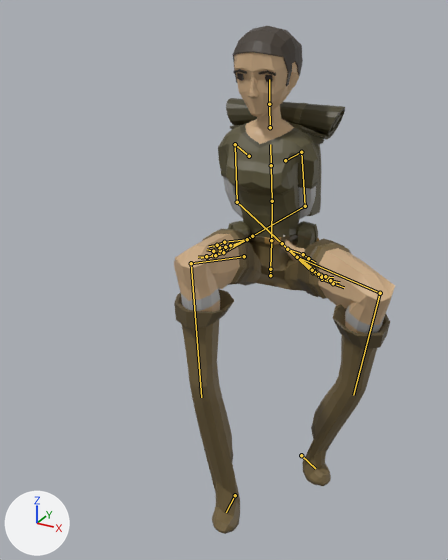
A saved change to the glTF model apps/web/public/avatars/office/Jacket_W.glb.
The view is the same before and after, from a camera (50 mm lens) standing at (0.859, -1.985, 1.837) and looking at (-0.018, -0.389, 1.039). Lighting does not change. The marker at lower left points along +X, +Y and +Z. The first picture is the older version. Both versions are drawn at frame 0 of the action 'Sit'; the numbers are the values there. The bones that change, and the others that lie on the model, are drawn over the model as lines.

Names of what the first picture shows: 'Adventurer_Body', 'Adventurer_Feet', 'Adventurer_Head', 'Adventurer_Legs'.
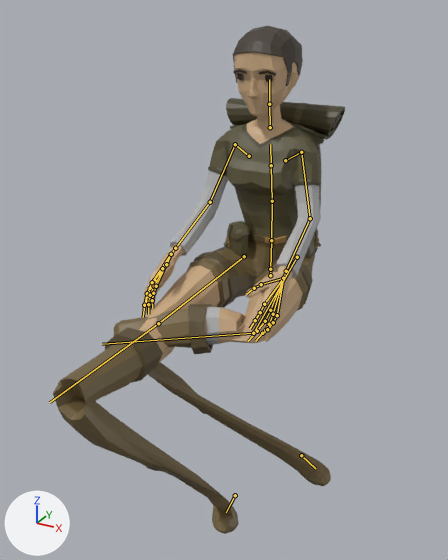
Boxes [x1, y1, x2, y2] around the edits, measured in the pictures (448 x 560 px):
'Adventurer_Feet', posed (29% wider, 6% shorter): before [174, 289, 390, 534]; after [53, 304, 331, 534]
'Adventurer_Body', posed: before [218, 98, 345, 261]; after [142, 98, 345, 342]
'Adventurer_Legs', posed: before [174, 221, 395, 333]; after [139, 221, 321, 362]
bone 'UpperArm.L', root to tip: before (301, 152) to (305, 206); after (301, 152) to (310, 218)
bone 'LowerArm.L', root to tip: before (305, 206) to (252, 236); after (310, 218) to (286, 271)
bone 'UpperArm.R', root to tip: before (235, 144) to (237, 202); after (235, 144) to (210, 202)
bone 'LowerArm.R', root to tip: before (237, 202) to (282, 243); after (210, 202) to (175, 248)
bone 'UpperLeg.L', root to tip: before (297, 257) to (380, 293); after (297, 257) to (253, 333)
bone 'LowerLeg.L', root to tip: before (380, 293) to (353, 395); after (253, 333) to (102, 344)
bone 'UpperLeg.R', root to tip: before (244, 256) to (191, 263); after (244, 256) to (158, 323)
bone 'LowerLeg.R', root to tip: before (191, 263) to (201, 397); after (158, 323) to (49, 402)

What the commit changed:
Bone 'UpperArm.L' (bone_upperarm_l) turns from (-91, 14, 0) to (-68, -20, -13) degrees about its own x, y and z.
Bone 'LowerArm.L' (bone_lowerarm_l) turns from (-53, -5, -12) to (-1, -8, -38) degrees about its own x, y and z.
Bone 'UpperArm.R' (bone_upperarm_r) turns from (-87, -2, -12) to (-74, 25, -2) degrees about its own x, y and z.
Bone 'LowerArm.R' (bone_lowerarm_r) turns from (-71, -13, 35) to (-12, -11, 39) degrees about its own x, y and z.
Bone 'UpperLeg.L' (bone_upperleg_l) turns from (-88, -26, -9) to (-67, 9, 36) degrees about its own x, y and z.
Bone 'LowerLeg.L' (bone_lowerleg_l) turns from (106, 0, 0) to (121, -48, -66) degrees about its own x, y and z.
Bone 'UpperLeg.R' (bone_upperleg_r) turns from (-103, 20, 0) to (-70, 31, 13) degrees about its own x, y and z.
Bone 'LowerLeg.R' (bone_lowerleg_r) turns from (103, 0, 0) to (-18, 16, -11) degrees about its own x, y and z.
